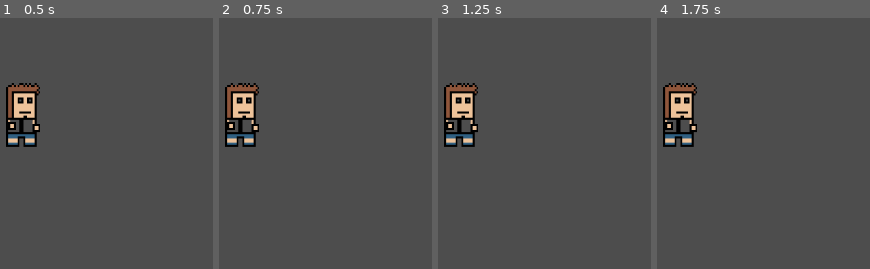
Above: before the commit, frames 1-4 (left to right).
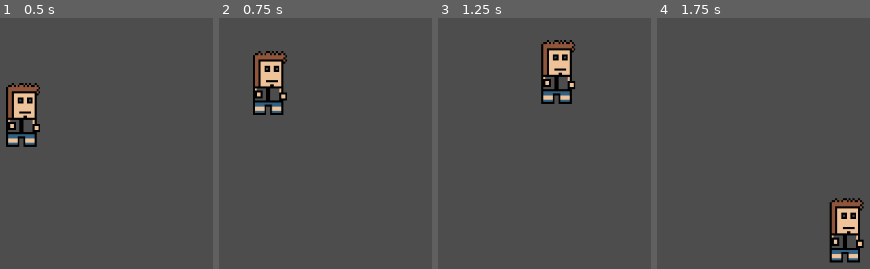
Above: after the commit, the same moments.

Repository: CISC204-S26/hw4-bribri-dtb
Game: Godot game, scene res://node_2d.tscn
Two runs of this game, one before a commit and one after it. Both use one fixed random seed, a clock stepped at 60 frames per second and the inputs below.
Inputs:
- Up to frame 1 (0.5 s): no input
- Up to frame 2 (0.75 s): tap Enter at 0.5 s; hold D (move right) from 0.53 s (still down); tap W (move up) at 0.6 s
- Up to frame 3 (1.25 s): keep holding D (move right); tap W (move up) at 0.77, 1.07 s
- Up to frame 4 (1.75 s): keep holding D (move right); tap W (move up) at 1.35, 1.52 s

Frame 1 is identical in both runs. In frame 2, 6.4% of the frame differs, in the area x 2-32%, y 13-52%; in frame 3, 6.7%; in frame 4, 6.7%, in the area x 2-98%, y 25-98%.

Commit message:
Update player.gd

Diff:
--- a/pair-project/player.gd
+++ b/pair-project/player.gd
@@ -8,10 +8,10 @@
 	add_to_group("player")  # for coins and DeathZone detection
 
 func _physics_process(delta):
-	var dir = Input.get_action_strength("move_right") - Input.get_action_strength("move_left")
+	var dir = Input.get_action_strength("move right") - Input.get_action_strength("move_left")
 	velocity.x = dir * speed
 
-	if Input.is_action_just_pressed("jump") and is_on_floor():
+	if Input.is_action_just_pressed("move up") and is_on_floor():
 		velocity.y = jump_velocity
 
 	if not is_on_floor():
